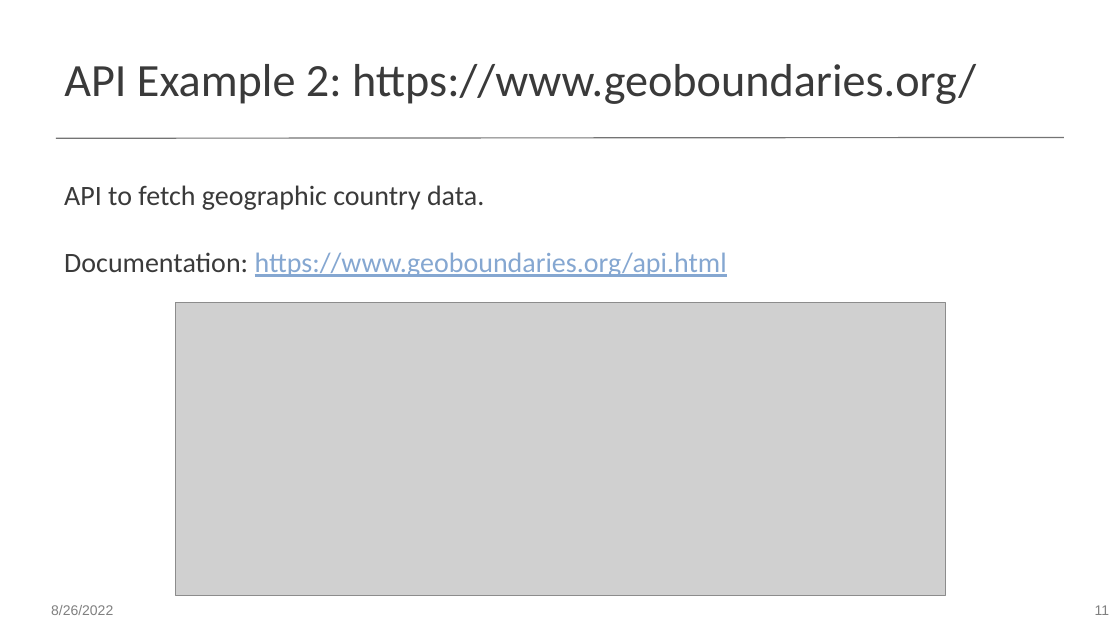
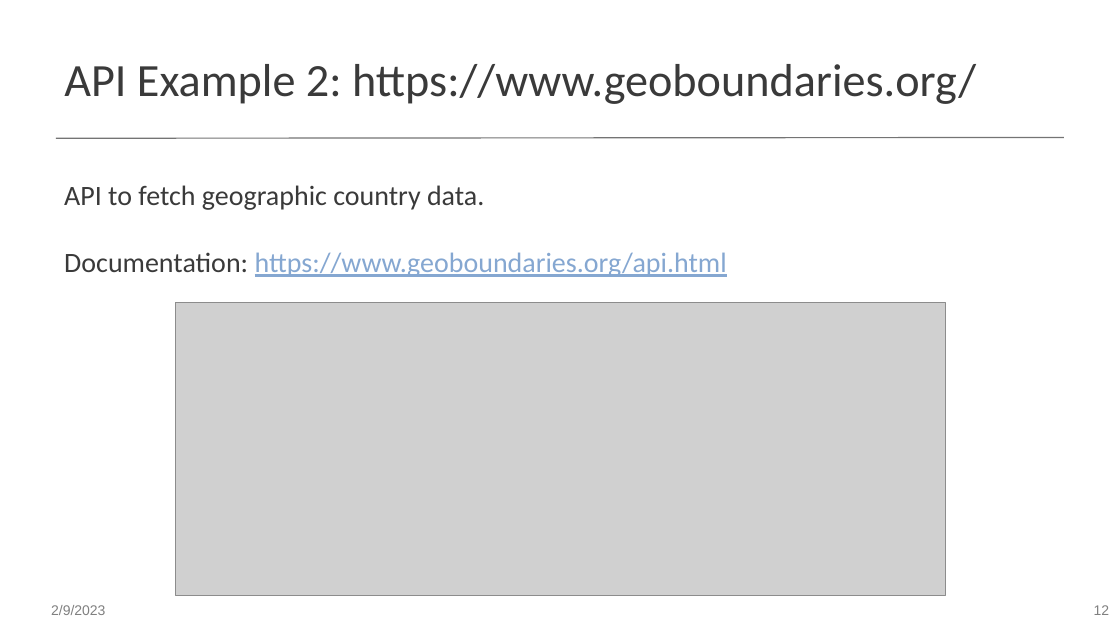
Before and after one commit to worldbank/dec-python-course, a slide deck: slide 12 of 1-foundations/4-api-and-dataviz/Introduction to APIs.pptx (slide 11 before the commit). Drawn at 1120x630 pixels with LibreOffice and Linux fonts; fonts in the diff are those of the drawing; grey boxes stand for pictures. Boxes give left, top, right and bottom in pixels: in the first picture for what was removed or moved away, otherwise in the second. Text is boxed around its words. In the diff, an @@ line names an element or a change of style, - is before the commit and + after.

```diff
--- a/1-foundations/4-api-and-dataviz/Introduction to APIs.pptx
+++ b/1-foundations/4-api-and-dataviz/Introduction to APIs.pptx
@@ text at (51, 605, 105, 615): text changed @@
-8/26/2022
+2/9/2023
@@ page number at (1094, 605, 1110, 615): text changed @@
-11
+12
```
Also in this commit, not shown: 13 other slides changed, 1 slide added, 1 other file.
